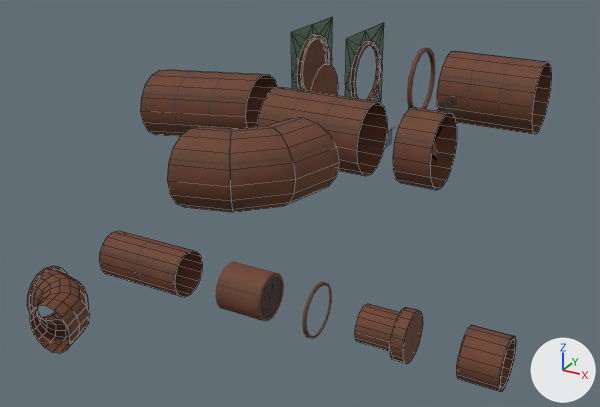
The Blender file Assets/World/Level2/raw/pipes.blend as it was, and as the next commit left it.
Both versions are drawn from a 50 mm camera at (45.7, -77.3, 33.3) aimed at (6.4, -5.9, -2.4). The lights are fixed; the arrows at lower right show +X, +Y and +Z. Mesh edges are drawn as thin lines on the coarser meshes. Objects named as collision shapes, trigger or cutter boxes, shadow casters or lower levels of detail are left out.

The older version as bpy lines, for what is in view:
```python
me_plane_004 = bpy.data.meshes.new('Plane.004')
me_plane_004.from_pydata(...)  # 32 vertices, 16 faces; spans x 0.0..4.0, y -4.0..4.0, z 0.0..8.0
me_plane_004.polygons.foreach_set('use_smooth', [True] * 16)
me_plane_004.materials.append(mat_tx_brassplates)
me_plane_008 = bpy.data.meshes.new('Plane.008')
me_plane_008.from_pydata(...)  # 64 vertices, 48 faces; spans x 0.0..12.0, y -4.0..8.0, z 0.0..8.0
me_plane_008.polygons.foreach_set('use_smooth', [True] * 48)
me_plane_008.materials.append(mat_tx_brassplates)
me_plane_014 = bpy.data.meshes.new('Plane.014')
me_plane_014.from_pydata(...)  # 112 vertices, 96 faces; spans x 0.0..6.0, y -4.0..2.0, z -2.0..2.0
me_plane_014.polygons.foreach_set('use_smooth', [True] * 96)
me_plane_014.materials.append(mat_tx_brassplates)
ob_narrowpipe_90 = bpy.data.objects.new('NarrowPipe_90', me_plane_014)
ob_narrowpipe_90.location = (0.0, -36.0, 0.0)
ob_widepipe_90 = bpy.data.objects.new('WidePipe_90', me_plane_008)
ob_widepipe_90.location = (0.0, -16.0, 0.0)
ob_windpipe_straight_short = bpy.data.objects.new('WindPipe_Straight_Short', me_plane_004)
ob_windpipe_straight_short.location = (16.0, 0.0, 0.0)
# also in view: 'Windpipe_OuterClosed' at (-7.7, 24.0, 4.0); 'NarrowPipe_Piston_Top' at (26.0, -28.0, 0.0); 'NarrowPipe_Vent_3d' at (14.0, -28.0, 0.0); 'WidePipe_InnerClosed' at (0.0, 12.0, 4.0); 'WidePipe_Outer_Straight' at (18.0, 24.0, 4.0)
```
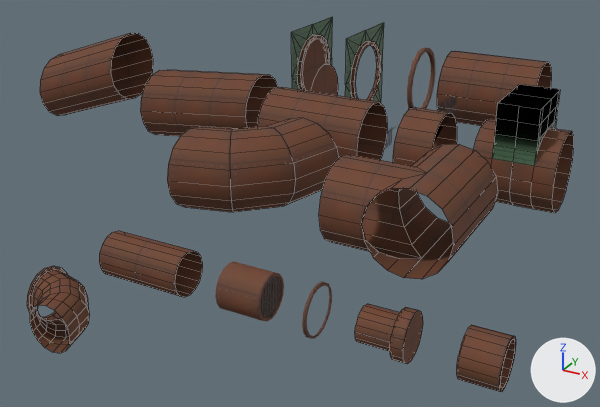
Changed parts and their boxes (x1, y1, x2, y2) in the pictures (600 x 407 px):
'WidePIpe_WeirdT', added: after (319, 144, 498, 279)
'WidePipe_Intake', added: after (474, 84, 574, 213)
    faces in mat_tx_brassplates: (474, 119, 574, 213)
    faces in mat_sewerwall_shadowed: (492, 84, 560, 166)
'WidePipe_Kink_Up', added: after (40, 33, 153, 116)

Patch to the scene script:
```diff
--- a/Assets/World/Level2/raw/pipes.blend.py
+++ b/Assets/World/Level2/raw/pipes.blend.py
@@ img_tx_wall_200_png_001 @@
+img_tx_wall_200_png_001 = load_image('tx_wall_200.png.001', '../../Level1/Materials/Textures/tx_wall_200.png', 64, 64, 'sRGB')
@@ mat_sewerwall_shadowed @@
+mat_sewerwall_shadowed = bpy.data.materials.new('SewerWall_Shadowed')
+# colours: green #7aac82, black #000000, grey #898989, white #ffffff
+# uses the picture img_tx_wall_200_png_001
@@ me_plane_021 @@
+me_plane_021.from_pydata(...)  # 115 vertices, 102 faces; spans x -4.0..4.0, y -4.0..4.0, z 0.0..11.0
+me_plane_021.polygons.foreach_set('use_smooth', [True] * 102)
+# faces by material slot: [52, 50]
+me_plane_021.materials.append(mat_tx_brassplates)
+me_plane_021.materials.append(mat_sewerwall_shadowed)
@@ me_plane_020 @@
+me_plane_020.from_pydata(...)  # 32 vertices, 16 faces; spans x 0.0..12.0, y -4.0..4.0, z 0.0..12.0
+me_plane_020.polygons.foreach_set('use_smooth', [True] * 16)
+me_plane_020.materials.append(mat_tx_brassplates)
@@ me_plane_028 @@
+me_plane_028.from_pydata(...)  # 64 vertices, 40 faces; spans x 0.0..12.0, y -4.0..8.0, z 0.0..8.0
+me_plane_028.polygons.foreach_set('use_smooth', [True] * 40)
+me_plane_028.materials.append(mat_tx_brassplates)
@@ ob_widepipe_intake @@
+ob_widepipe_intake = bpy.data.objects.new('WidePipe_Intake', me_plane_021)
+ob_widepipe_intake.location = (28.0, 0.0, 0.0)
@@ ob_widepipe_kink_up @@
+ob_widepipe_kink_up = bpy.data.objects.new('WidePipe_Kink_Up', me_plane_020)
+ob_widepipe_kink_up.location = (-32.0, 0.0, 0.0)
@@ ob_widepipe_weirdt @@
+ob_widepipe_weirdt = bpy.data.objects.new('WidePIpe_WeirdT', me_plane_028)
+ob_widepipe_weirdt.location = (16.0, -16.0, 0.0)
```
